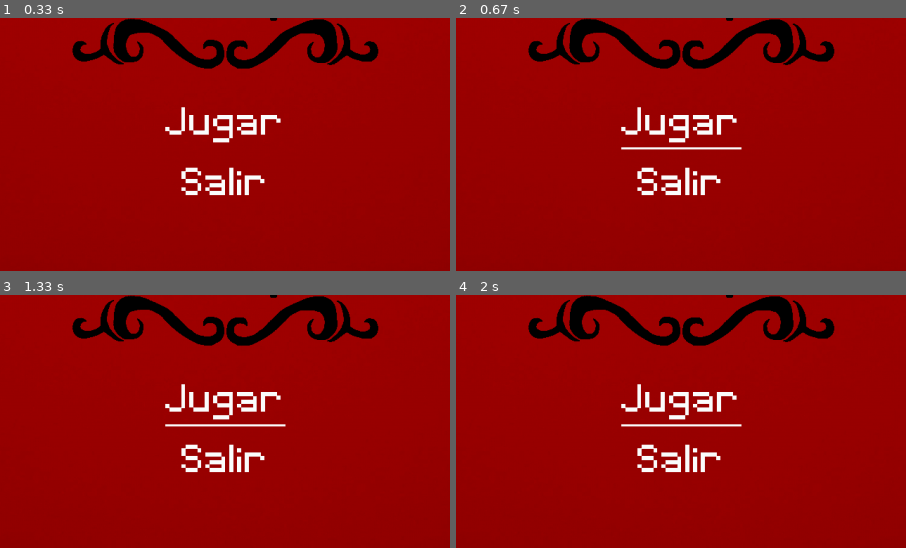
Above: before the commit, frames 1-4 (two rows, left to right).
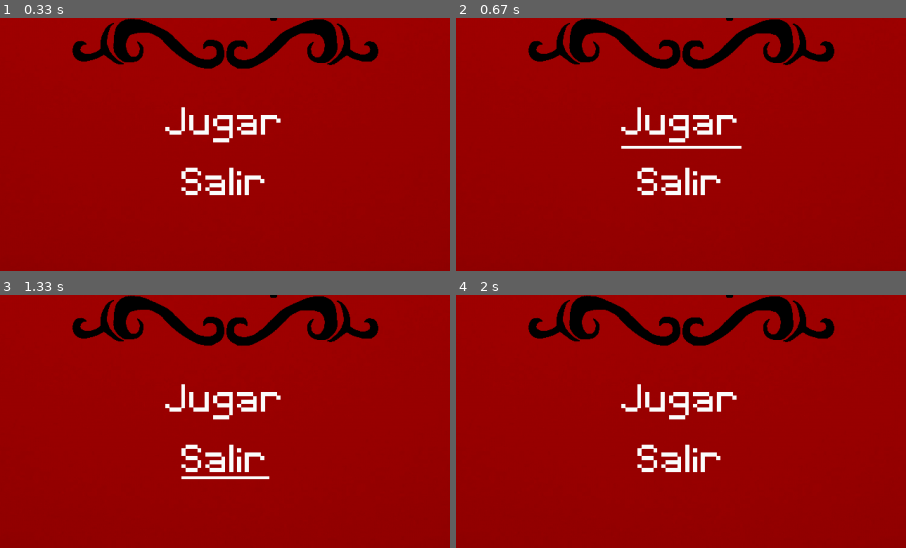
Above: after the commit, the same moments.

Repository: Mikuedgy/pygame
Game: pygame game, started from scripts/main.py
Same seed, same stepped clock (60 frames per second), same inputs: the game is played once before the commit and once after it.
Inputs (mouse positions are % of the whole screen's width and height, from its top left):
- Up to frame 1 (0.33 s): no input
- Up to frame 2 (0.67 s): click "Jugar" at 0.38 s
- Up to frame 3 (1.33 s): press the mouse at (50, 71) at 0.7 s; move the mouse to (60, 54) at 0.8 s; release the mouse at (71, 37) at 0.93 s; press the mouse at (50, 71) at 1.03 s; move the mouse to (52, 77) at 1.13 s; release the mouse at (54, 83) at 1.27 s
- Up to frame 4 (2 s): press the mouse at (50, 71) at 1.37 s; move the mouse to (45, 69) at 1.47 s; release the mouse at (40, 66) at 1.6 s
The pictures show only the part of the screen within x 25-75%, y 50-100%; the shares and areas given below are measured in that part.

Frame 1 is identical in both runs. In frame 2, 0.4% of the frame differs, in the area x 36-64%, y 50-53%; in frame 3, 0.6%, in the area x 36-64%, y 50-74%; in frame 4, 0.3%.

Commit message:
ya funcionan la animaciones de los botones

Diff:
--- a/scripts/main.py
+++ b/scripts/main.py
@@ -34,6 +34,7 @@
 
 
 while True:
+
     #Loop events
     for event in pygame.event.get():
         if event.type == pygame.QUIT:
@@ -45,14 +46,7 @@
                     pygame.quit()
                     exit()
                 if rect_play.collidepoint(event.pos):
-                    print('JUGANDO')
-        if event.type == pygame.MOUSEMOTION:
-            screen.fill(black)
-            if rect_play.collidepoint(event.pos):
-                pygame.draw.line(surface_background,white, (rect_play.left, rect_play.bottom + 2),(rect_play.right, rect_play.bottom + 2), 3)
-
-
-
+                    print('AGREGAR EVENTO DE JUEGO')
 
     #Background
     screen.blit(surface_background, rect_background)
@@ -64,5 +58,10 @@
     screen.blit(surface_play, rect_play)
     screen.blit(surface_exit, rect_exit)
 
+    #Button mouse motion animation
+    mouse_pos = pygame.mouse.get_pos()
+    if rect_play.collidepoint(mouse_pos):pygame.draw.line(screen,white, (rect_play.left, rect_play.bottom),(rect_play.right, rect_play.bottom), 4)
+    if rect_exit.collidepoint(mouse_pos):pygame.draw.line(screen,white, (rect_exit.left, rect_exit.bottom - 10),(rect_exit.right, rect_exit.bottom -10), 4)
+
     pygame.display.update()
     clock.tick(60)
